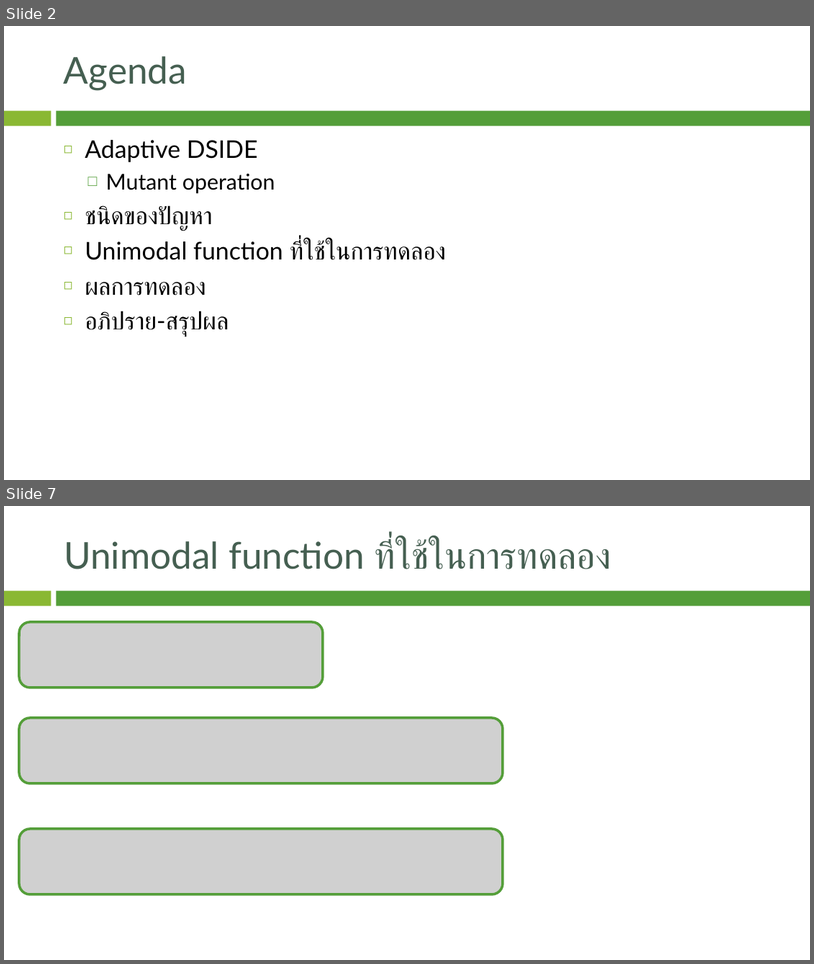
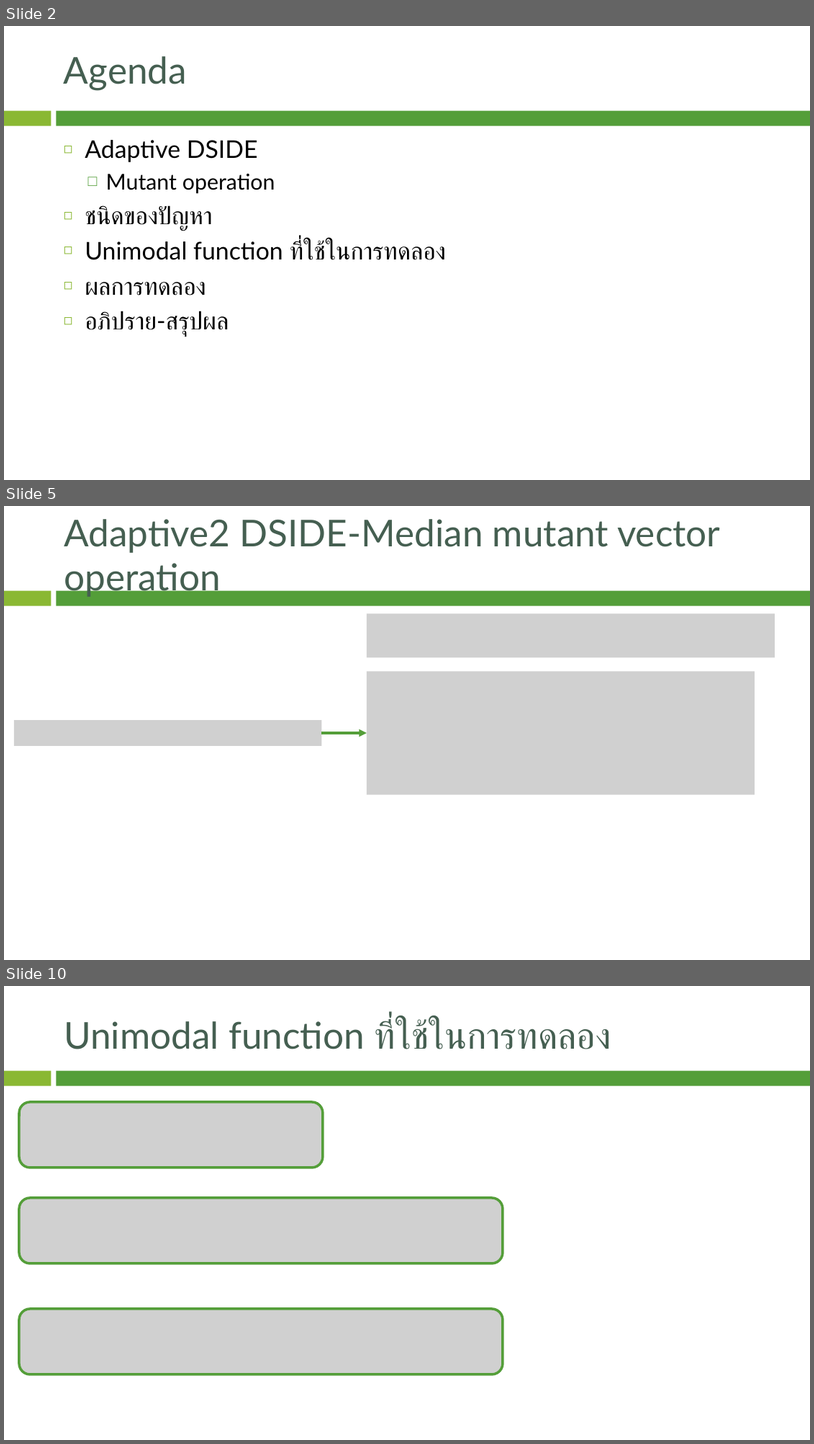
Before and after one commit to JhonSPattan/Algorithm, a slide deck: Adptive_DSIDE.pptx. Shown one above the other, each under a label of ours: slides 2 and 7 before the commit, slides 2, 5 and 10 after it; the slides between them are not shown. The pictures are 814x964 and 814x1444 pixels, drawn with LibreOffice and Linux fonts; fonts in the diff are those of the drawing; grey boxes stand for pictures; background and template pictures are left out. Boxes give left, top, right and bottom in pixels: in the first picture for what was removed or moved away, otherwise in the second. Text is boxed around its words. In the diff, an @@ line names an element or a change of style, - is before the commit and + after.

```diff
--- a/Adptive_DSIDE.pptx
+++ b/Adptive_DSIDE.pptx
@@ slide 5 added at (4, 506, 810, 960), background picture (left out); not listed: 2 template elements that a slide beside it also shows @@
@@ title added at (64, 519, 720, 597), 44 pt, text #455F51 @@
+Adaptive2 DSIDE-Median mutant vector operation
@@ picture added at (367, 614, 775, 658) @@
@@ picture added at (367, 671, 756, 795) @@
@@ picture added at (14, 720, 322, 746) @@
@@ arrow added from (322, 733) to (367, 733), #549E39 3 pt @@
@@ what was slide 7 is now slide 10 @@
```
Also in this commit, not shown: 5 slides changed, 4 other slides added, 1 slide removed.
